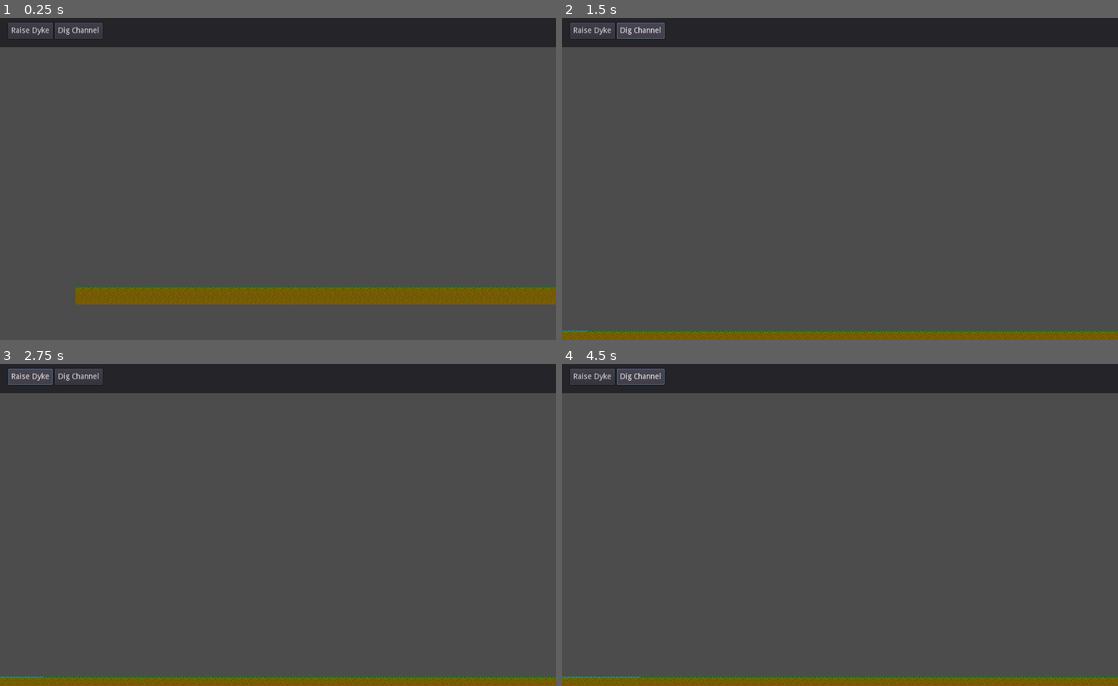
Above: before the commit, frames 1-4 (two rows, left to right).
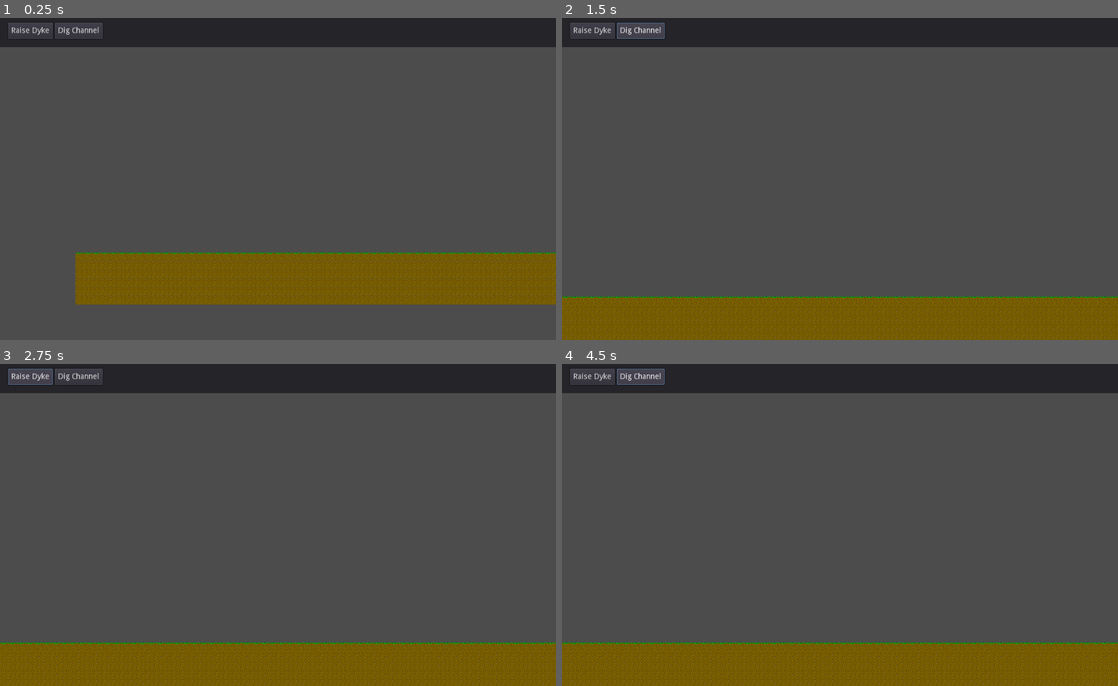
Above: after the commit, the same moments.

Repository: Groogy/LudumDare49
Game: Godot game, scene res://scenes/Game.tscn
Two runs of this game, one before a commit and one after it. Both use one fixed random seed, a clock stepped at 60 frames per second and the inputs below.
Inputs:
- Up to frame 1 (0.25 s): no input
- Up to frame 2 (1.5 s): click "Raise Dyke" at 0.5 s; click "Dig Channel" at 1.25 s
- Up to frame 3 (2.75 s): click "Raise Dyke" at 2 s
- Up to frame 4 (4.5 s): click "Dig Channel" at 2.75 s; click "Raise Dyke" at 3.5 s; click "Dig Channel" at 4.25 s

The runs differ from the first frame. In frame 1, 9.8% of the frame differs, in the area x 13-100%, y 72-87%; in frame 2, 11%; in frame 3, 12%, in the area x 0-100%, y 86-100%; in frame 4, 12%.

Commit message:
Now fills in a column of terrain

Diff:
--- a/logic/managers/MapManager.gd
+++ b/logic/managers/MapManager.gd
@@ -36,4 +36,4 @@
 
 # Modification
 func fill_terrain_cell(cell: Vector2) -> void:
-	_terrain.fill(cell.x, cell.y)
+	_terrain.fill(cell.x)
--- a/logic/maps/TerrainGenerator.gd
+++ b/logic/maps/TerrainGenerator.gd
@@ -24,5 +24,6 @@
 	var map: TileMap = get_parent()
 	map.clear()
 	map.bounds = target_area
-	for x in range(target_area.position.x, target_area.end.x):
-		map.fill(x, -1) #Set a level playing field
+	for i in 5:
+		for x in range(target_area.position.x, target_area.end.x):
+			map.fill(x) #Set a level playing field
--- a/scenes/TerrainMap.gd
+++ b/scenes/TerrainMap.gd
@@ -16,14 +16,18 @@
 	return PARTIAL_TILE_ID.has(get_cell(x, y))
 
 
-func fill(x: int, y: int) -> void:
-	var id := SURFACE_TILE_ID
-	if get_cell(x, y-1) != -1:
-		id = UNDERGROUND_TILE_ID # Figure out correct id
-	set_cell(x, y, id)
-	if id == SURFACE_TILE_ID: # Make sure ground
-		set_cell(x, y+1, UNDERGROUND_TILE_ID)
+func fill(x: int) -> void:
+	var surface = find_surface(x)
+	set_cell(x, surface, UNDERGROUND_TILE_ID)
+	set_cell(x, surface - 1, SURFACE_TILE_ID)
 
+
+func find_surface(x: int) -> int:
+	for y in range(-bounds.end.y, -bounds.position.y):
+		var cell := get_cell(x, y)
+		if cell != -1:
+			return y
+	return -int(bounds.position.y) # There's a gaping hole in the map?
 
 func get_full_tile_id() -> int:
 	return UNDERGROUND_TILE_ID
